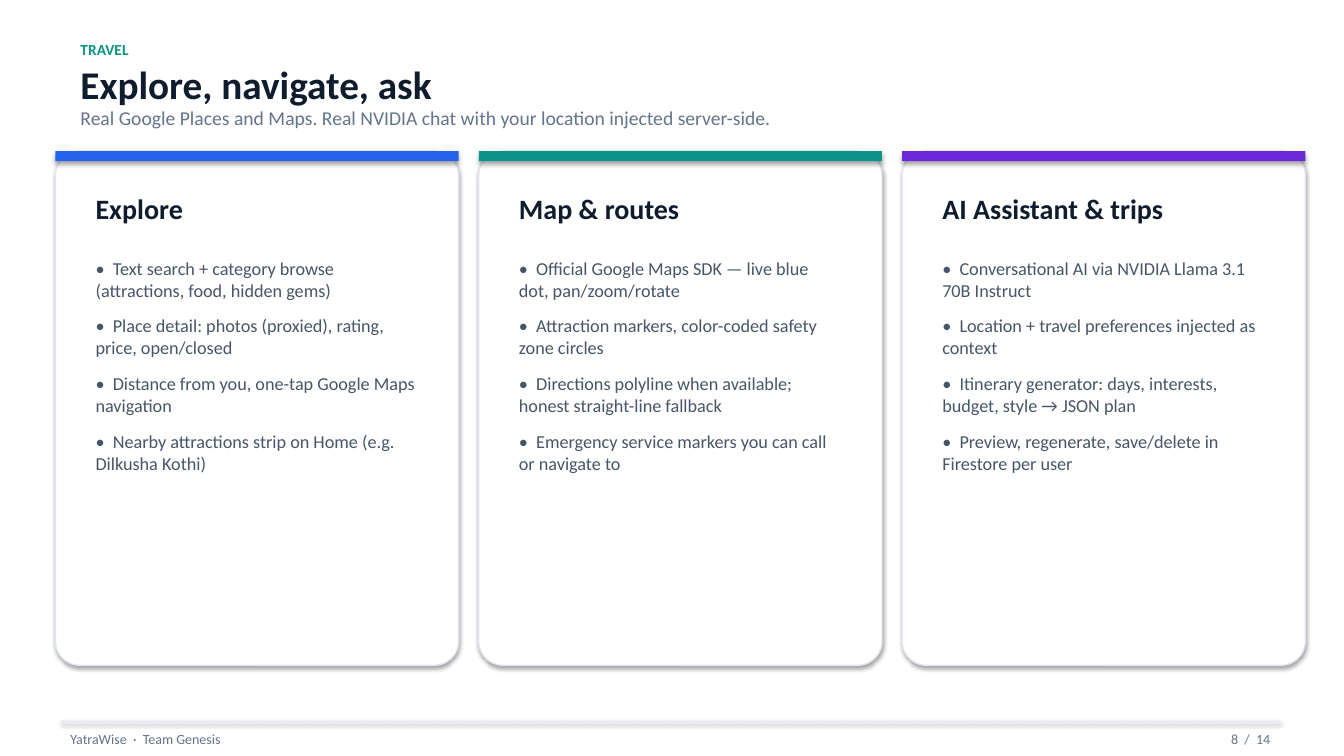
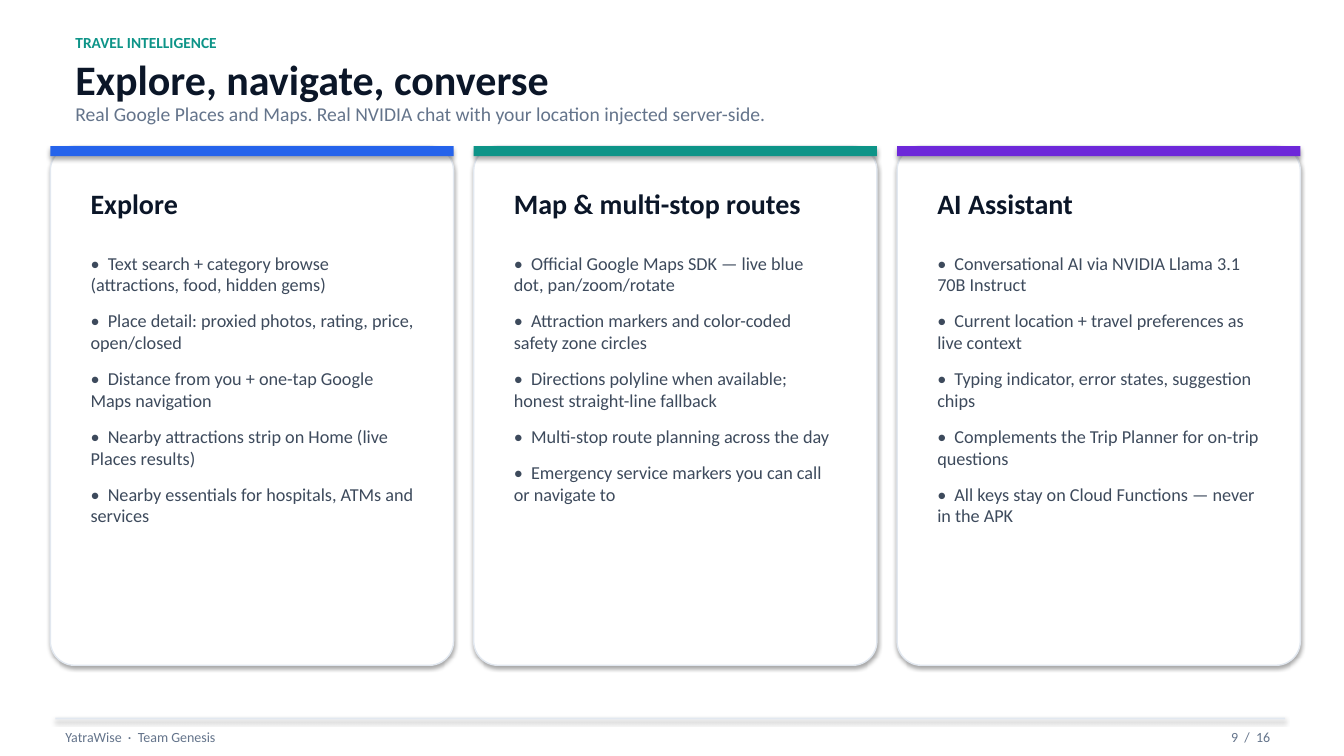
Before and after one commit to piyushkumarexe/travelling, a slide deck: slide 9 of docs/ppt/YatraWise_Team_Genesis.pptx (slide 8 before the commit). Drawn at 1344x756 pixels with LibreOffice and Linux fonts; fonts in the diff are those of the drawing. Boxes give left, top, right and bottom in pixels: in the first picture for what was removed or moved away, otherwise in the second. Text is boxed around its words. In the diff, an @@ line names an element or a change of style, - is before the commit and + after.

```diff
--- a/docs/ppt/YatraWise_Team_Genesis.pptx
+++ b/docs/ppt/YatraWise_Team_Genesis.pptx
@@ text at [75, 38, 217, 48]: text changed @@
-TRAVEL
+TRAVEL INTELLIGENCE
@@ text at [75, 65, 549, 102]: text changed; size 28 to 30 pt; text colour #0F1C2E to #0B1628 @@
-Explore, navigate, ask
+Explore, navigate, converse
@@ text "Real Google Places and Maps. ...": place and size @@
-text "Real Google Places and Maps. ..." at [80, 111, 770, 129]
+text "Real Google Places and Maps. ..." at [75, 107, 765, 125]
@@ rounded rectangle: place and size @@
-rounded rectangle at [55, 151, 459, 665]
+rounded rectangle at [50, 146, 454, 665]
@@ rounded rectangle: place and size @@
-rounded rectangle at [479, 151, 882, 665]
+rounded rectangle at [474, 146, 877, 665]
@@ 3 rectangles: place and size @@
-3 rectangles at [55, 151, 1306, 161]
+3 rectangles at [50, 146, 1301, 156]
@@ rounded rectangle: place and size @@
-rounded rectangle at [902, 151, 1306, 665]
+rounded rectangle at [897, 146, 1301, 665]
@@ text "Explore" at [91, 194, 178, 219]: text colour #0F1C2E to #0B1628 @@
@@ text at [514, 194, 800, 219]: text changed; text colour #0F1C2E to #0B1628 @@
-Map & routes
+Map & multi-stop routes
@@ text at [937, 194, 1073, 215]: text changed; text colour #0F1C2E to #0B1628 @@
-AI Assistant & trips
+AI Assistant
@@ text at [91, 257, 329, 294]: text colour #475569 to #3D4A5C in "• Text search + category browse (attractions, ..." @@
@@ text at [514, 257, 822, 504]: text colour #475569 to #3D4A5C in "• Official Google Maps SDK — live ...", "• Directions polyline when available; honest straight-line ...", "• Emergency service markers you can call ..." @@
@@ text at [937, 257, 1240, 291]: text colour #475569 to #3D4A5C in "• Conversational AI via NVIDIA Llama 3.1 ..." @@
@@ text at [91, 314, 413, 522]: text changed; text colour #475569 to #3D4A5C @@
-• Place detail: photos (proxied), rating, price, open/closed
-• Distance from you, one-tap Google Maps navigation
-• Nearby attractions strip on Home (e.g. Dilkusha Kothi)
+• Place detail: proxied photos, rating, price, open/closed
+• Distance from you + one-tap Google Maps navigation
+• Nearby attractions strip on Home (live Places results)
+• Nearby essentials for hospitals, ATMs and services
@@ text at [514, 314, 791, 352]: text changed; text colour #475569 to #3D4A5C @@
-• Attraction markers, color-coded safety zone circles
+• Attraction markers and color-coded safety zone circles
@@ text at [937, 314, 1259, 522]: text changed; text colour #475569 to #3D4A5C @@
-• Location + travel preferences injected as context
-• Itinerary generator: days, interests, budget, style → JSON plan
-• Preview, regenerate, save/delete in Firestore per user
+• Current location + travel preferences as live context
+• Typing indicator, error states, suggestion chips
+• Complements the Trip Planner for on-trip questions
+• All keys stay on Cloud Functions — never in the APK
@@ text at [531, 430, 829, 446]: paragraph added @@
+• Multi-stop route planning across the day
@@ rectangle: place and size @@
-rectangle at [60, 721, 1280, 722]
+rectangle at [55, 718, 1286, 720]
@@ text "YatraWise · Team Genesis": place and size @@
-text "YatraWise · Team Genesis" at [70, 734, 220, 744]
+text "YatraWise · Team Genesis" at [65, 732, 215, 742]
@@ text at [1231, 732, 1270, 742]: text changed @@
-8 / 14
+9 / 16
```
Also in this commit, not shown: 13 other slides changed, 2 slides added, 1 other file.
